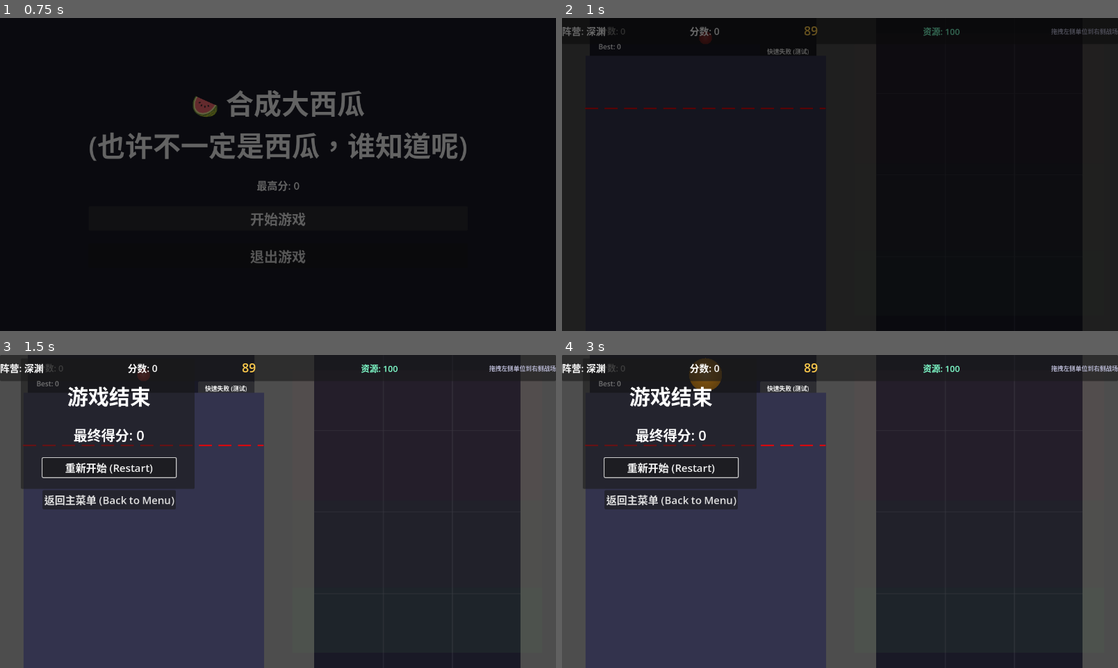
Above: before the commit, frames 1-4 (two rows, left to right).
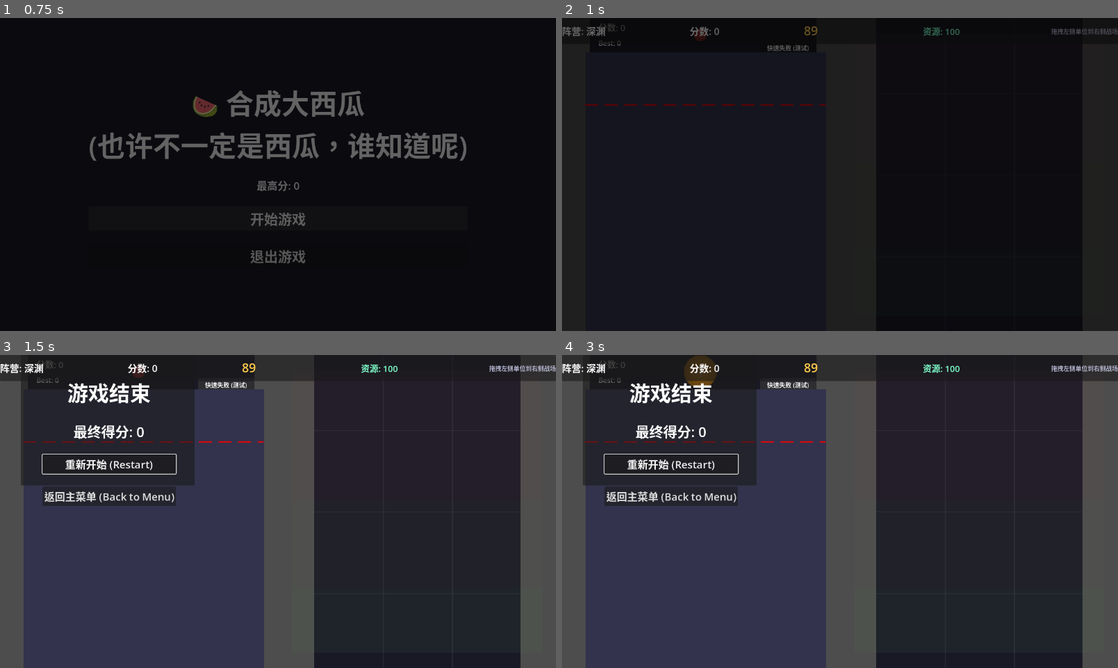
Above: after the commit, the same moments.

Repository: atom32/syn_melon
Game: Godot game, scene res://scenes/main/MainMenu.tscn
The game is run twice, just before and just after one commit, with the same random seed, the same clock (stepped at 60 frames per second) and the same inputs.
Inputs:
- Up to frame 1 (0.75 s): click "开始游戏" at 0.5 s
- Up to frame 2 (1 s): no input
- Up to frame 3 (1.5 s): click "快速失败 (测试)" at 1.25 s
- Up to frame 4 (3 s): click "重新开始 (Restart)" at 2 s; click "快速失败 (测试)" at 2.75 s

Frame 1 is identical in both runs. In frame 2, 0.5% of the frame differs, in the area x 4-48%, y 1-30%; in frame 3, 3.2%; in frame 4, 3.4%, in the area x 3-48%, y 0-50%.

Commit message:
chore: update scene files with editor adjustments
- Update UID references in BattleArea and Main scenes
- Minor camera position adjustment in Main scene
- Preview container anchor updates

Co-Authored-By: Claude Sonnet 4.6 <noreply@anthropic.com>

Diff:
--- a/scenes/main/Main.tscn
+++ b/scenes/main/Main.tscn
@@ -26,7 +26,7 @@
 one_shot = true
 
 [node name="Camera2D" type="Camera2D" parent="." unique_id=1987654321]
-position = Vector2(272, 352)
+position = Vector2(272, 360)
 script = ExtResource("id_cameramgr")
 
 [node name="UIBackground" type="ColorRect" parent="." unique_id=2066795314]
@@ -69,10 +69,10 @@
 
 [node name="PreviewContainer" type="Control" parent="UIBackground" unique_id=1822015116]
 layout_mode = 1
-anchor_left = -0.12452107
-anchor_top = -0.031724136
-anchor_right = -0.12452107
-anchor_bottom = -0.031724136
+anchor_left = -0.14750957
+anchor_top = -0.030344827
+anchor_right = -0.14750957
+anchor_bottom = -0.030344827
 offset_left = 201.0
 offset_top = -26.0
 offset_right = 461.0
Not shown: 1 places in scenes/main/BattleArea.tscn that only renumber resources
Not shown: 1 places in scenes/main/Main.tscn that only renumber resources
